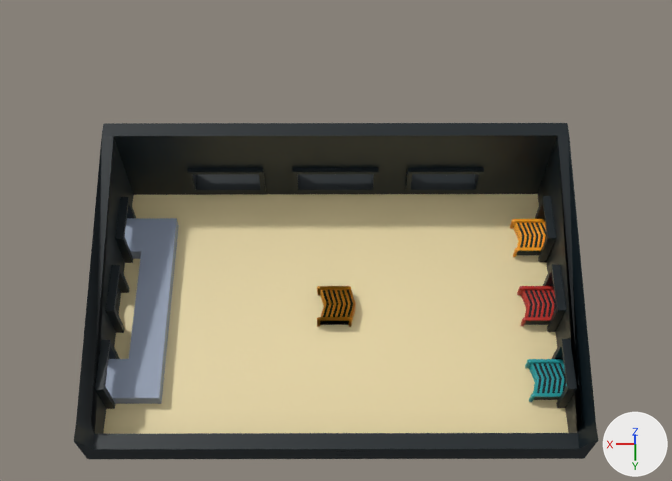
Two versions of the Blender file level/odbior1.blend, one commit apart.
Camera for both pictures: a 50 mm lens placed at (0.0, 26.8, 55.4), pointed at (0.0, -0.6, 8.1). Every picture has the same lights, and +X, +Y and +Z are marked at lower right.

Objects in the first picture: 'Plane-noimp', 'nadanie-noimp', 'odbior1-col', 'odbior1-noimp', 'odbior2-noimp.001', 'odbior3-noimp.001'.
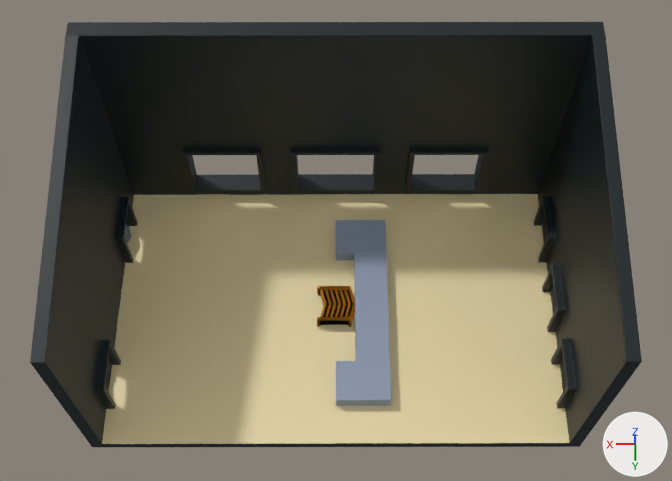
Location of each change, [x1, y1, x2, y2] in pixels of the pictures (672 x 481 px):
'level-noimp', added
    after: [30, 22, 642, 447]
    faces in mat_material_005 (black #001219): [30, 22, 642, 447]
    faces in mat_material (beige #e9d8a6): [102, 194, 570, 444]
'Plane-noimp', deleted
    before: [74, 123, 598, 459]
    faces in mat_material (beige #e9d8a6): [103, 194, 569, 434]
    faces in mat_material_005 (black #001219): [74, 123, 598, 459]
'nadanie-noimp', hidden
    before: [105, 218, 179, 404]
'e_nadanie-noimp', added
    after: [336, 220, 391, 406]
'odbior1-noimp', hidden
    before: [510, 219, 547, 257]

The edits, one by one:
Mesh me_plane_1 is new.
It has 1650 vertices, 1662 faces, 6 loose edges and spans x -1.0..1.0, y -1.0..0.91, z -0.05..1.08.
Faces by material slot: [1096, 566].
It uses material mat_material_005 (black #001219).
It uses material mat_material (beige #e9d8a6).
Object 'Plane-noimp' (ob_plane_noimp) is deleted.
Object 'odbior1-noimp' (ob_odbior1_noimp) is now hidden.
Object 'nadanie-noimp' (ob_nadanie_noimp) is now hidden.
Object 'odbior2-noimp.001' (ob_odbior2_noimp_001) now shows me_cube_011 instead of me_cube_008.
Object 'odbior3-noimp.001' (ob_odbior3_noimp_001) now shows me_cube_012 instead of me_cube_009.
Object 'e_nadanie-noimp' (ob_e_nadanie_noimp) is new; it shows a copy of the mesh of ob_nadanie_noimp.
Its location is (0.0, 0.0, 0.0).
Its scale is (1.0, 1.0, 0.952).
Object 'level-noimp' (ob_level_noimp) is new; it shows me_plane_1.
Its location is (0.0, 0.0, 0.0).
Its scale is (15.0, 10.0, 15.0).
It gains a BEVEL modifier named 'Bevel'.
Modifier setting: width = 3.8.
Modifier setting: width_pct = 3.8.
Modifier setting: segments = 3.
